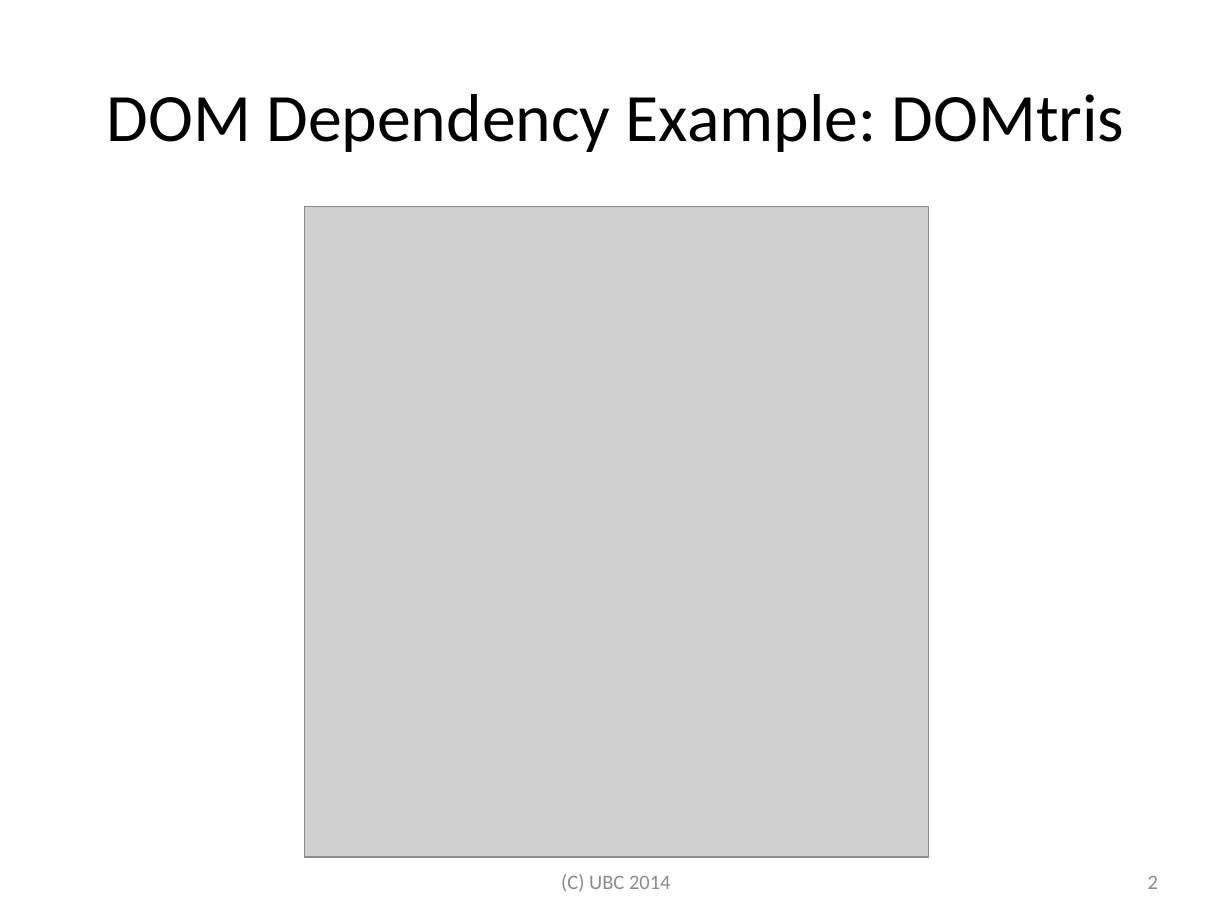
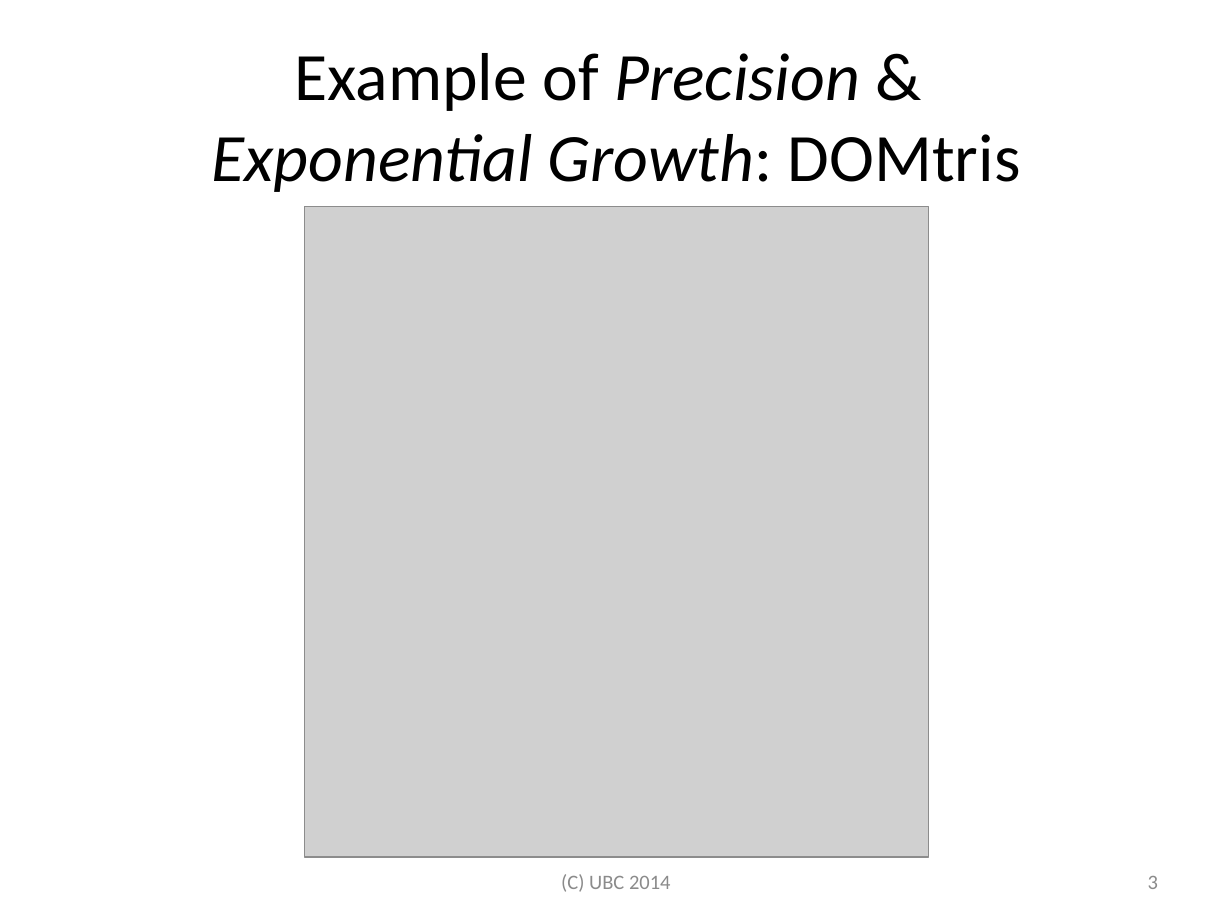
Before and after one commit to jamestklo/ConcolicJS, a slide deck: slide 4 of docs/csRPE-tkloReport.pptx (slide 3 before the commit). Drawn at 1232x924 pixels with LibreOffice and Linux fonts; fonts in the diff are those of the drawing; grey boxes stand for pictures. Boxes give left, top, right and bottom in pixels: in the first picture for what was removed or moved away, otherwise in the second. Text is boxed around its words. In the diff, an @@ line names an element or a change of style, - is before the commit and + after.

```diff
--- a/docs/csRPE-tkloReport.pptx
+++ b/docs/csRPE-tkloReport.pptx
@@ title at (211, 53, 1021, 192): text changed; italic on @@
-DOM Dependency Example: DOMtris
+Example of Precision &
+Exponential Growth: DOMtris
@@ page number at (1148, 876, 1158, 889): text changed @@
-2
+3
```
Also in this commit, not shown: 30 other slides changed, 4 slides added, 1 slide removed, 7 other files.
